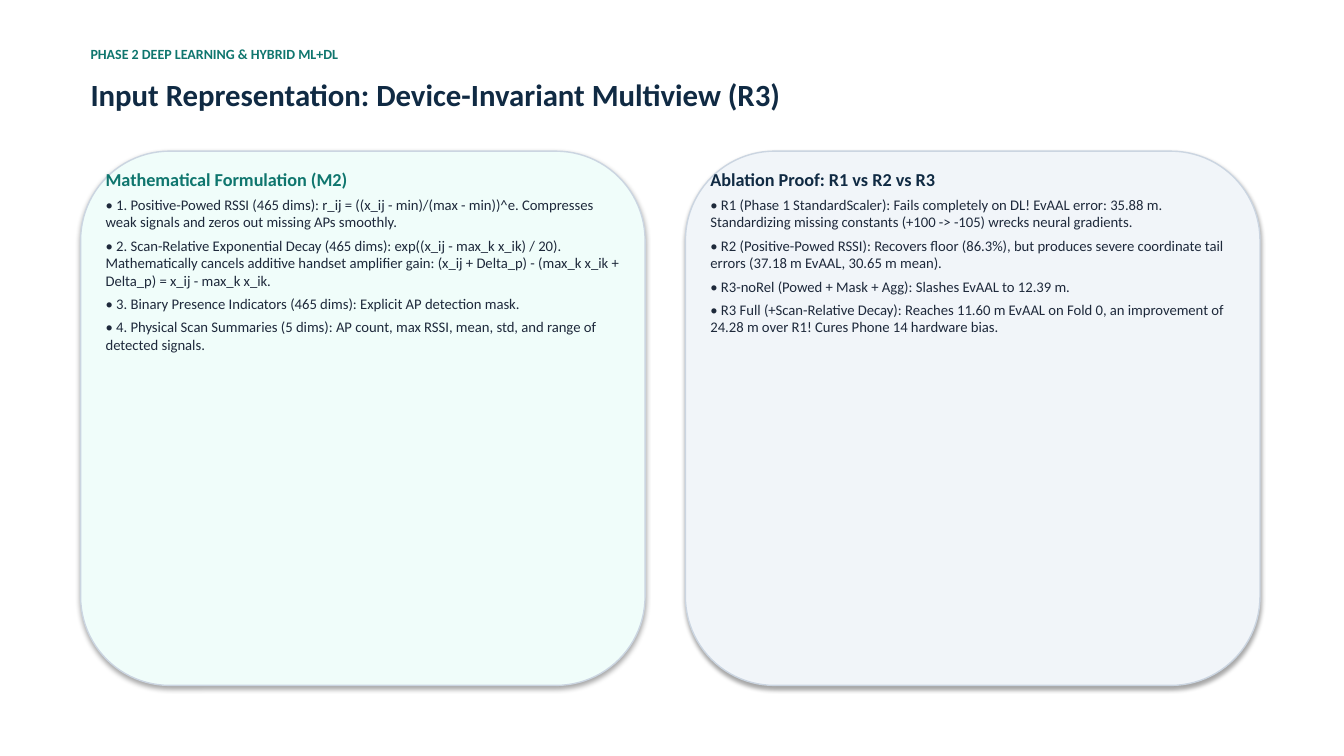
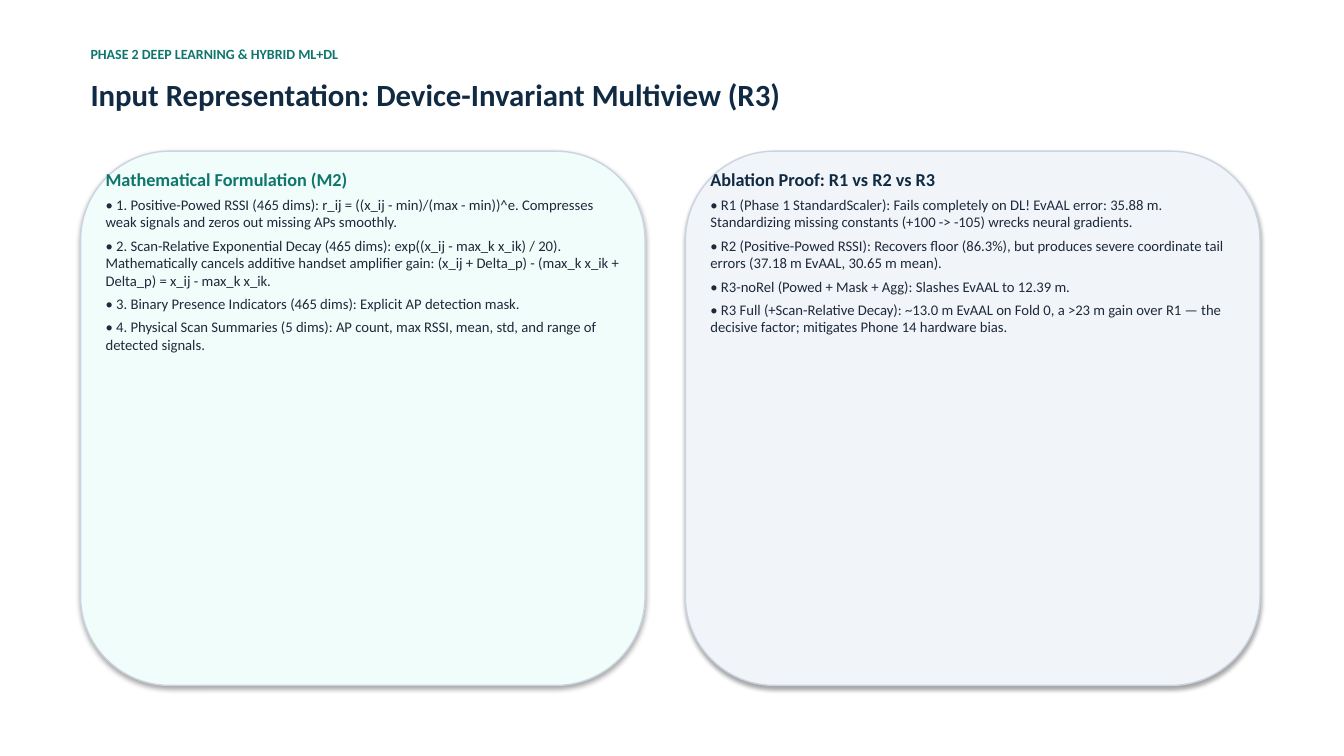
Before and after one commit to vedpawar2254/Indoor-location-prediction-using-wifi-signals, a slide deck: slide 4 of presentation/Phase2_Presentation.pptx. Drawn at 1344x756 pixels with LibreOffice and Linux fonts; fonts in the diff are those of the drawing. Boxes give left, top, right and bottom in pixels: in the first picture for what was removed or moved away, otherwise in the second. Text is boxed around its words. In the diff, an @@ line names an element or a change of style, - is before the commit and + after.

Commit message:
Regenerate Phase 2 artifacts from fixed pipeline; update report, deck, notebook
Re-ran the full Phase 2 pipeline (5-fold CV, ablations, hybrid, evaluation,
visualization) plus the M1/M4 experiments with the corrected code. All committed
numbers now come from this honest re-run on the current machine.

Final HierResMTL-Hybrid on the official 1,111-sample validation set:
  99.91% building, 95.50% floor, 4.29 m MAE, 6.76 m mean / 4.98 m median
  Euclidean error, 6.99 m EvAAL. 5-fold OOF: 8.86 m mean, 10.55 m EvAAL.
  Phone 14 error 30.45 m -> 9.70 m.

The small shift from the previous numbers (e.g. 6.70 -> 6.76 m) is expected: the
old values were partly inflated by the augmentation bug that leaked noise into the
binary presence/aggregate features. Floor ECE is now computed on properly
normalized posteriors (hybrid 0.0476 vs the earlier invalid 0.0561).

Docs:
- README, report/phase2_report.tex (+ recompiled Phase2_Report.pdf), the deck
  (pptx/pdf) and presentation/README updated to the re-run numbers.
- Relabel 'Combined (Post-Hoc)' baseline as 'Best-per-Task Oracle' and state it is
  not a deployable model.
- Rewrite the ablation and sample-efficiency narrative to match reality: single-fold
  component ablations move EvAAL by <1 m (within seed noise), so only the R3
  representation change is claimed as decisive; learning-curve instability at small
  user counts is reported honestly rather than as smooth monotonic scaling.
- Rename m4_three_seed_variance.csv -> m4_single_model_seed_variance.csv and clarify
  it is single-fold HierResMTL variance, not the hybrid.

Submission hygiene:
- Remove the deliverables table from README and delete docs/VIVA_GUIDE_PHASE2.md
  (and its references); ignore docs/ and local scratch dirs in .gitignore.
- Remove the word 'headline' from all code, docs and slides.

```diff
--- a/presentation/Phase2_Presentation.pptx
+++ b/presentation/Phase2_Presentation.pptx
@@ text at [710, 304, 1221, 335]: text changed @@
-• R3 Full (+Scan-Relative Decay): Reaches 11.60 m EvAAL on Fold 0, an improvement of 24.28 m over R1! Cures Phone 14 hardware bias.
+• R3 Full (+Scan-Relative Decay): ~13.0 m EvAAL on Fold 0, a >23 m gain over R1 — the decisive factor; mitigates Phone 14 hardware bias.
```
Also in this commit, not shown: 7 other slides changed, 48 other files.
